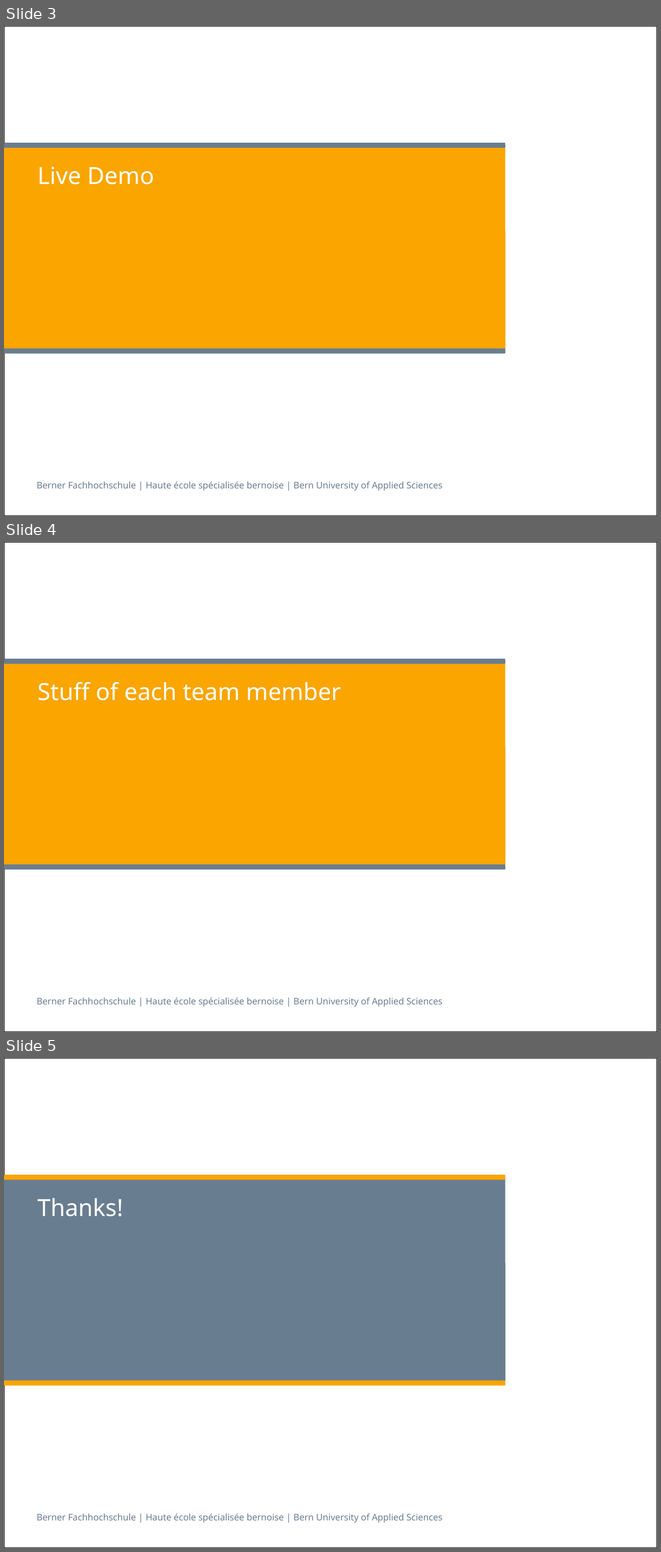
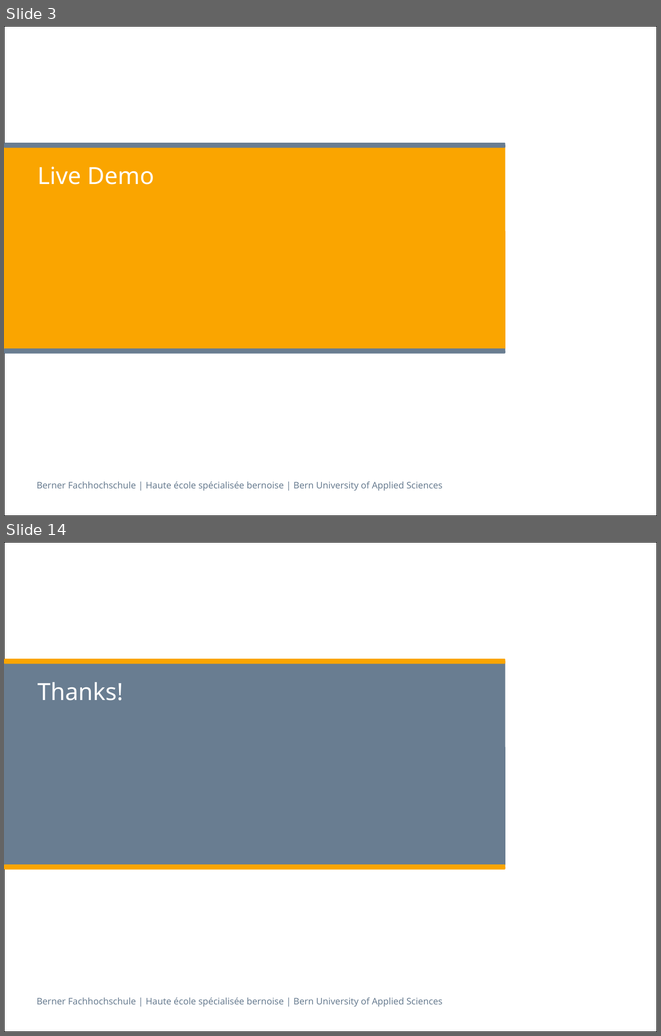
Before and after one commit to isels1/ch.bfh.btx8081.w2015.blue, a slide deck: doc/task14/Task14.pptx. Shown one above the other, each under a label of ours: slides 3, 4 and 5 before the commit, slides 3 and 14 after it; the slides between them are not shown. The pictures are 661x1552 and 661x1036 pixels, drawn with LibreOffice and Linux fonts; fonts in the diff are those of the drawing. Boxes give left, top, right and bottom in pixels: in the first picture for what was removed or moved away, otherwise in the second. Text is boxed around its words. In the diff, an @@ line names an element or a change of style, - is before the commit and + after.

```diff
--- a/doc/task14/Task14.pptx
+++ b/doc/task14/Task14.pptx
@@ slide 4 removed at (x1=4, y1=542, x2=657, y2=1032), background #FFFFFF; not listed: 5 template elements that a slide beside it also shows @@
@@ title removed at (x1=37, y1=682, x2=341, y2=700) @@
-Stuff of each team member
@@ what was slide 5 is now slide 14 @@
```
Also in this commit, not shown: 10 slides added.
